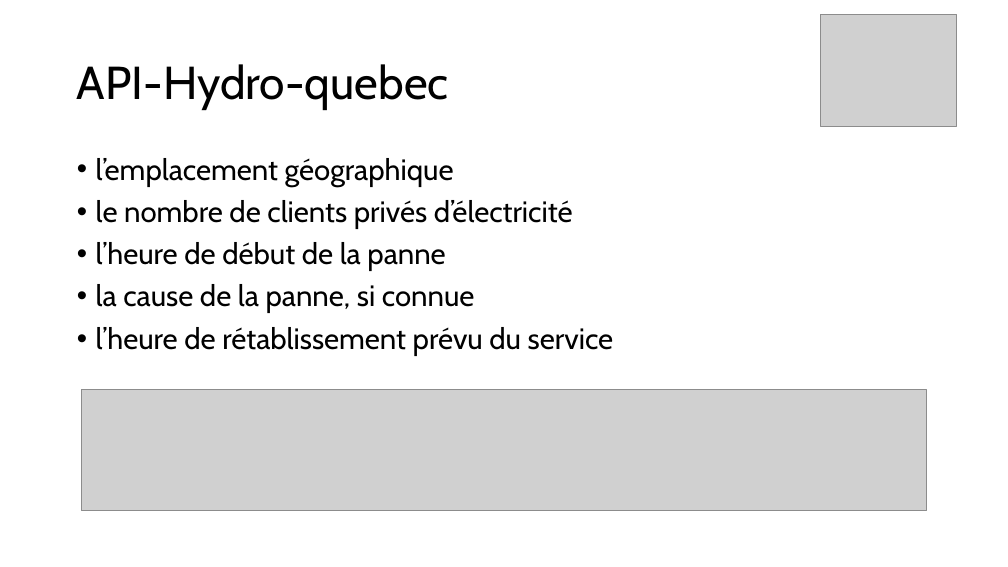
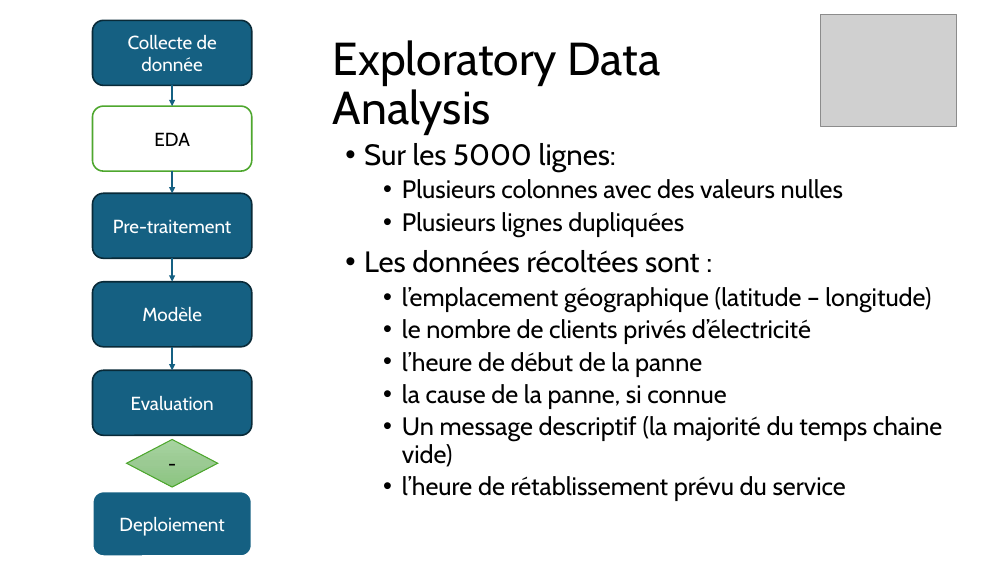
Before and after one commit to seelfidha/hydro-quebec-prediction, a slide deck: slide 4 of prez/architecture.pptx (slide 1 before the commit). Drawn at 1008x567 pixels with LibreOffice and Linux fonts; fonts in the diff are those of the drawing; grey boxes stand for pictures. Boxes give left, top, right and bottom in pixels: in the first picture for what was removed or moved away, otherwise in the second. Text is boxed around its words. In the diff, an @@ line names an element or a change of style, - is before the commit and + after.

```diff
--- a/prez/architecture.pptx
+++ b/prez/architecture.pptx
@@ rounded rectangle added at <box>92,20,252,85</box>, fill #156082, outline #092A39 1.5 pt, 18 pt, text #FFFFFF @@
+Collecte de donnée
@@ title added at <box>333,40,661,135</box>, 44 pt, text #000000 @@
+Exploratory Data Analysis
@@ title removed at <box>77,64,449,110</box> @@
-API-Hydro-quebec
@@ arrow added from (172, 85) to (172, 106), #156082 1.5 pt @@
@@ rounded rectangle added at <box>92,106,252,171</box>, fill #FFFFFF, outline #4EA72E 1.5 pt, 18 pt, text #000000 @@
+EDA
@@ text "Sur les 5000 lignes:": place and size @@
-text "Sur les 5000 lignes:" at <box>96,158,613,356</box>
+text "Sur les 5000 lignes:" at <box>364,143,943,501</box>
@@ text at <box>364,143,931,312</box>: text changed; size 28 to 24 pt @@
-• l’emplacement géographique
+• Sur les 5000 lignes:
+  • Plusieurs colonnes avec des valeurs nulles
+  • Plusieurs lignes dupliquées
+• Les données récoltées sont :
+  • l’emplacement géographique (latitude – longitude)
@@ arrow added from (172, 171) to (172, 194), #156082 1.5 pt @@
@@ rounded rectangle added at <box>92,194,252,259</box>, fill #156082, outline #092A39 1.5 pt, 18 pt, text #FFFFFF @@
+Pre-traitement
@@ arrow added from (172, 259) to (172, 282), #156082 1.5 pt @@
@@ rounded rectangle added at <box>92,282,252,347</box>, fill #156082, outline #092A39 1.5 pt, 18 pt, text #FFFFFF @@
+Modèle
@@ text at <box>402,319,846,501</box>: size 28 to 24 pt in "le nombre de clients privés d’électricité", "l’heure de début de la panne", "la cause de la panne, si connue", "l’heure de rétablissement prévu du service"; list level 1 to 2 in "le nombre de clients privés ..."; list level 1 to 2 in "l’heure de début de la ..."; list level 1 to 2 in "la cause de la panne, ..."; list level 1 to 2 in "l’heure de rétablissement prévu du ..." @@
@@ arrow added from (172, 347) to (172, 371), #156082 1.5 pt @@
@@ rounded rectangle added at <box>92,371,252,436</box>, fill #156082, outline #092A39 1.5 pt, 18 pt, text #FFFFFF @@
+Evaluation
@@ picture removed at <box>81,390,926,511</box> @@
@@ text at <box>402,416,943,467</box>: paragraph added @@
+  • Un message descriptif (la majorité du temps chaine vide)
@@ diamond added at <box>126,439,217,487</box>, fill gradient #A8D5A0 to #9CCA94 to #8AC680, outline #4EA72E 1 pt, 18 pt, text #000000 @@
+-
@@ rounded rectangle added at <box>92,492,252,557</box>, fill #156082, outline #FFFFFF 2 pt, 18 pt, text #FFFFFF @@
+Deploiement
```
Also in this commit, not shown: 1 other slide changed, 15 slides added, 5 other files.
